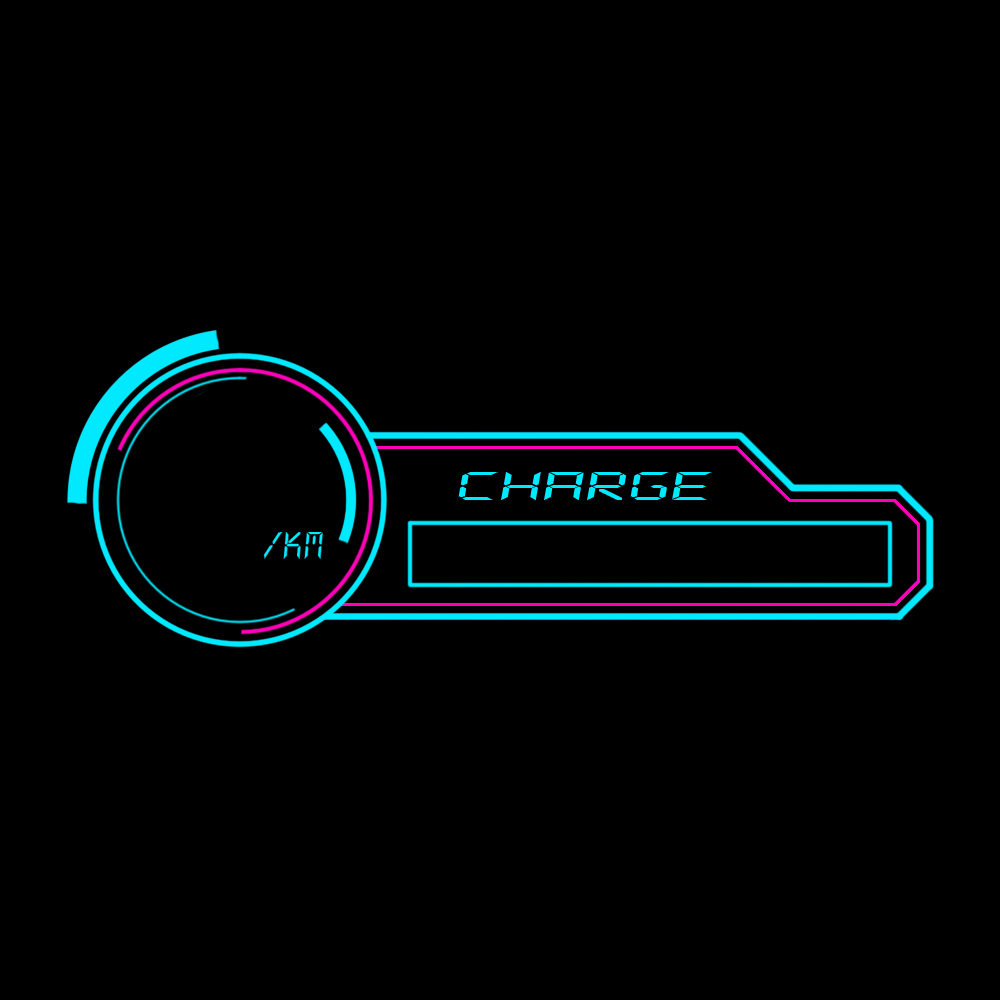
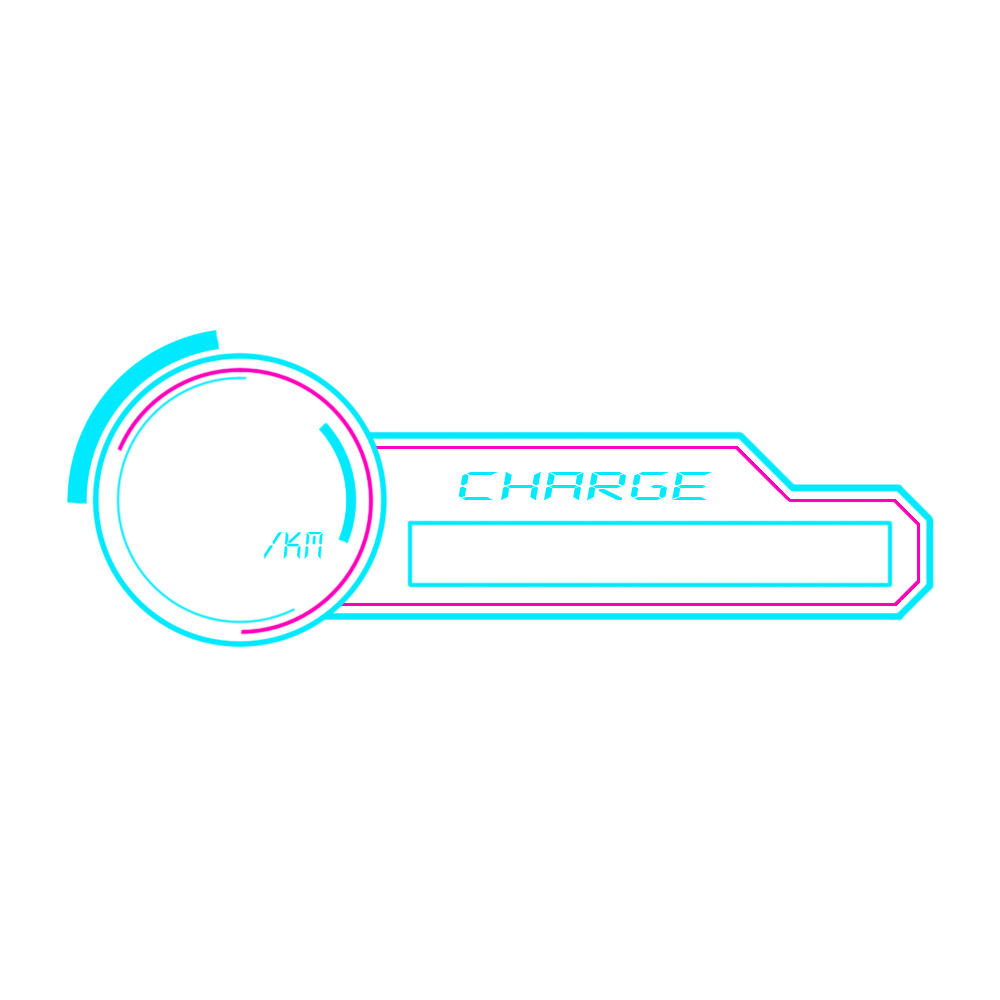
Two versions of the same layered image (1000x1000). Layer-by-layer changes:
hid "背景" over [0, 0, 1000, 1000]
